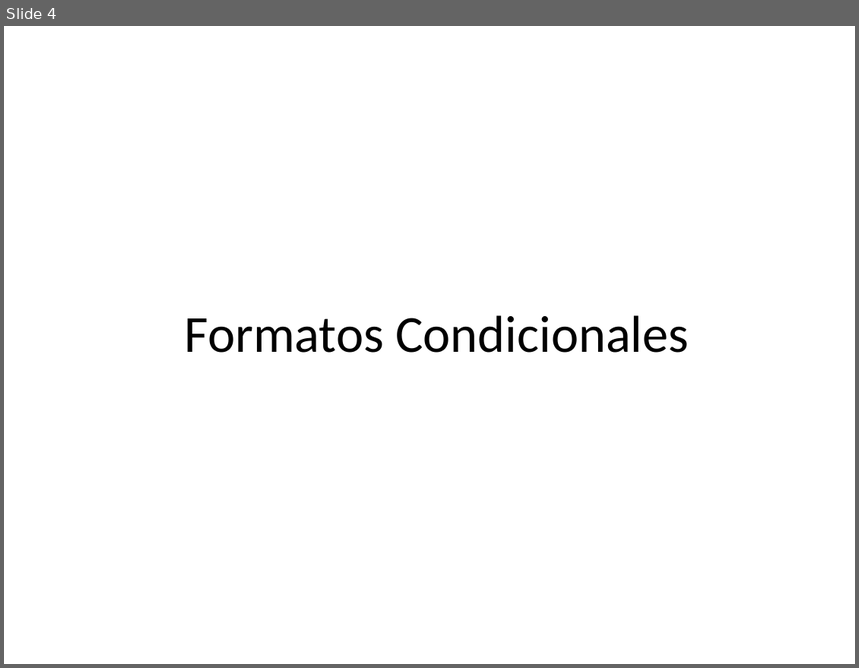
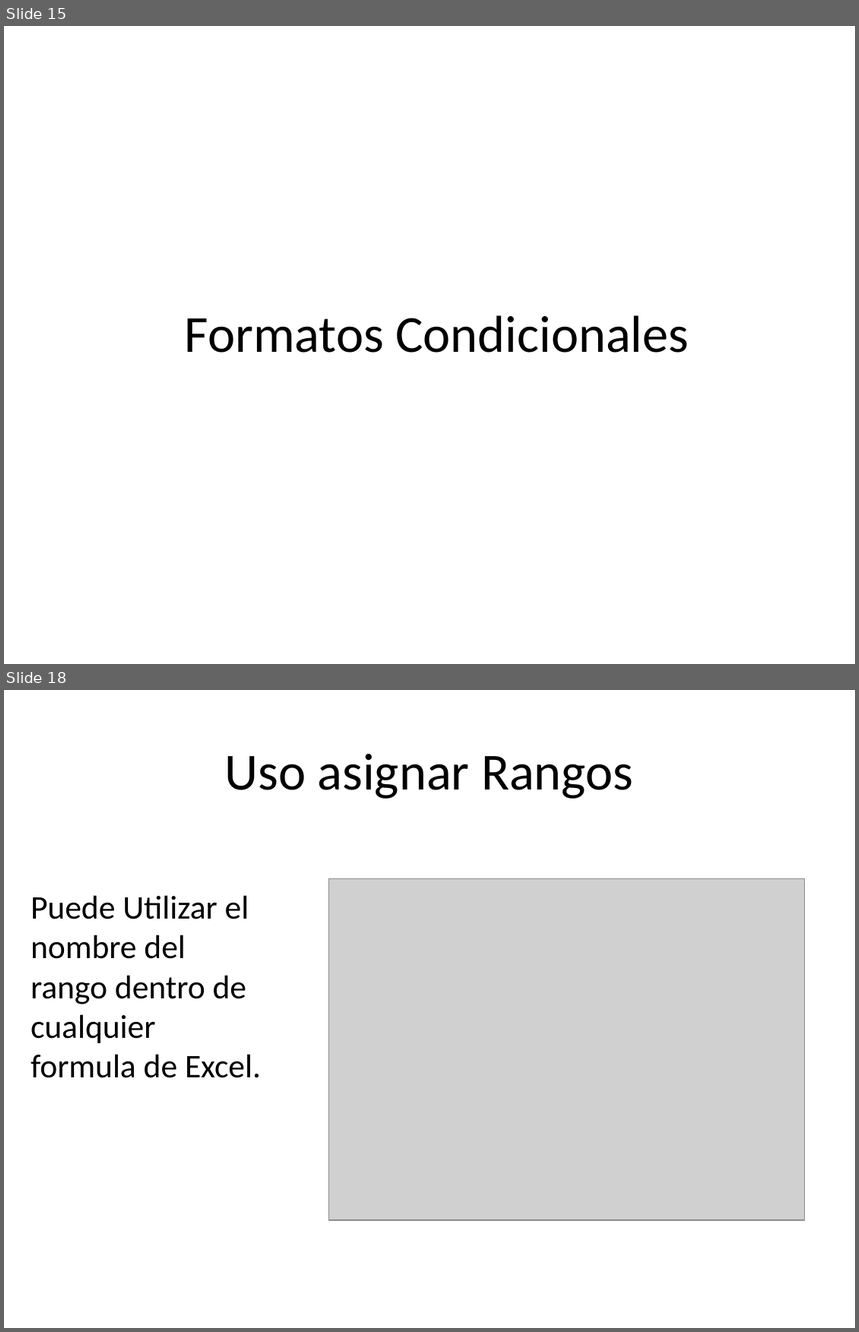
Before and after one commit to kleberloayzacastro/universidad, a slide deck: 2015-2016/clases/computacion_aplicada_2/clase_1/clase1.pptx. Shown one above the other, each under a label of ours: slide 4 before the commit, slides 15 and 18 after it; the slides between them are not shown. The pictures are 859x668 and 859x1332 pixels, drawn with LibreOffice and Linux fonts; fonts in the diff are those of the drawing; grey boxes stand for pictures. Boxes give left, top, right and bottom in pixels: in the first picture for what was removed or moved away, otherwise in the second. Text is boxed around its words. In the diff, an @@ line names an element or a change of style, - is before the commit and + after.

```diff
--- a/2015-2016/clases/computacion_aplicada_2/clase_1/clase1.pptx
+++ b/2015-2016/clases/computacion_aplicada_2/clase_1/clase1.pptx
@@ slide 18 added at (4,690,855,1328), background #FFFFFF @@
@@ title added at (225,754,633,799), 44 pt, text #000000 @@
+Uso asignar Rangos
@@ picture added at (329,879,805,1221) @@
@@ text added at (31,895,261,1078), 28 pt, text #000000 @@
+Puede Utilizar el nombre del rango dentro de cualquier formula de Excel.
@@ what was slide 4 is now slide 15 @@
```
Also in this commit, not shown: 1 slide changed, 14 other slides added, 26 other files.
